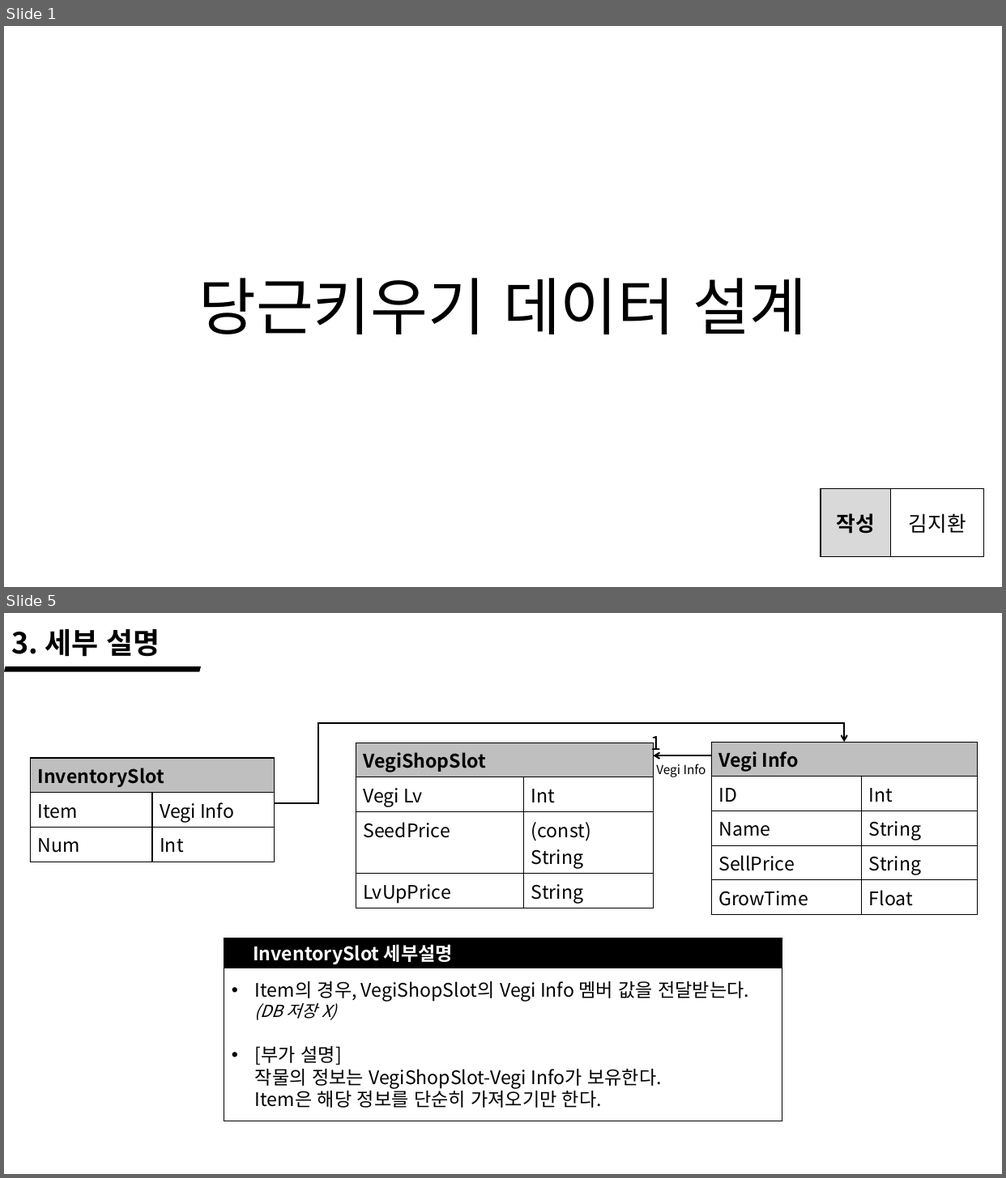
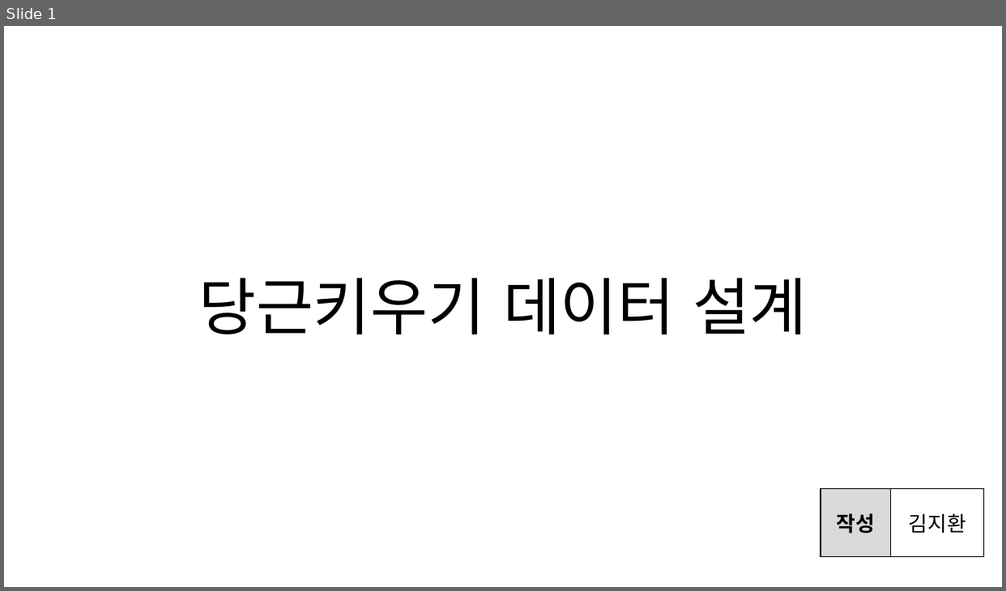
Before and after one commit to wlrud753/CarryCarrot, a slide deck: 기획서/당근키우기 데이터 설계.pptx. Shown one above the other, each under a label of ours: slides 1 and 5 before the commit, slide 1 after it; the slides between them are not shown. The pictures are 1006x1178 and 1006x591 pixels, drawn with LibreOffice and Linux fonts; fonts in the diff are those of the drawing. Boxes give left, top, right and bottom in pixels: in the first picture for what was removed or moved away, otherwise in the second. Text is boxed around its words. In the diff, an @@ line names an element or a change of style, - is before the commit and + after.

```diff
--- a/기획서/당근키우기 데이터 설계.pptx
+++ b/기획서/당근키우기 데이터 설계.pptx
@@ slide 5 removed at (4, 613, 1002, 1174), background #FFFFFF @@
@@ text removed at (11, 629, 160, 657) @@
-3. 세부 설명
@@ parallelogram removed at (4, 667, 201, 672) @@
@@ elbow arrow removed from (275, 804) to (845, 742) @@
@@ table removed at (30, 758, 275, 856), 3 rows, 2 columns @@
-InventorySlot | 
-Item | Vegi Info
-Num | Int
@@ table removed at (356, 743, 654, 906), 4 rows, 2 columns @@
-VegiShopSlot | 
-Vegi Lv | Int
-SeedPrice | (const) String
-LvUpPrice | String
@@ text removed at (651, 736, 662, 754) @@
-1
@@ arrow removed from (711, 756) to (653, 756) @@
@@ table removed at (711, 742, 978, 909), 5 rows, 2 columns @@
-Vegi Info | 
-ID | Int
-Name | String
-SellPrice | String
-GrowTime | Float
@@ text removed at (656, 764, 706, 777) @@
-Vegi Info
@@ rectangle removed at (224, 939, 782, 1122) @@
@@ text removed at (253, 944, 453, 965) @@
-InventorySlot 세부설명
@@ rectangle removed at (224, 968, 782, 1122) @@
-• Item의 경우, VegiShopSlot의 Vegi Info 멤버 값을 전달받는다.
-  (DB 저장 X)
-• [부가 설명]
-  작물의 정보는 VegiShopSlot-Vegi Info가 보유한다.
-  Item은 해당 정보를 단순히 가져오기만 한다.
```
Also in this commit, not shown: 1 slide changed, 4 slides added, 5 other slides removed, 1 other file.
